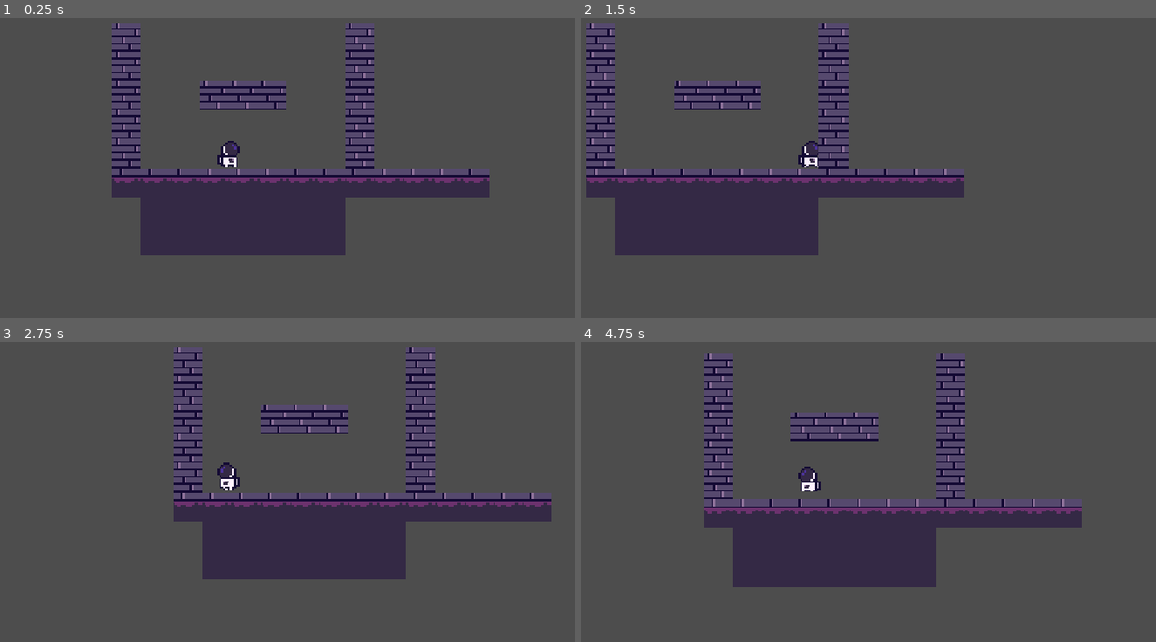
Above: before the commit, frames 1-4 (two rows, left to right).
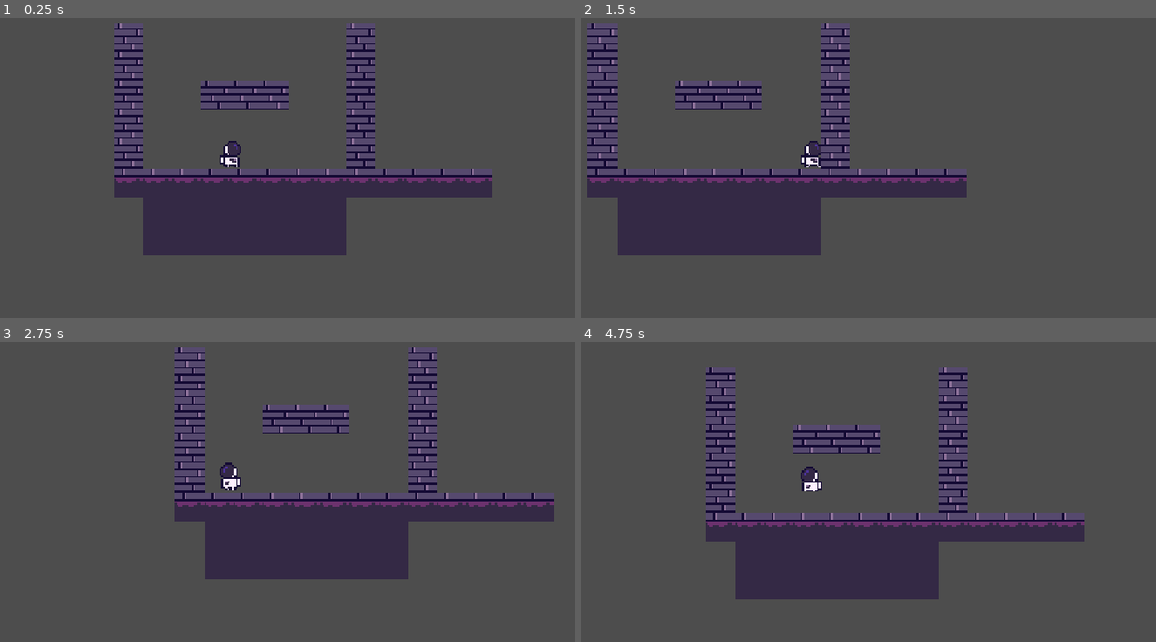
Above: after the commit, the same moments.

Repository: kyteidev/rogueshot
Game: Godot game, scene res://scenes/game_debug.tscn
Two runs of this game, one before a commit and one after it. Both use one fixed random seed, a clock stepped at 60 frames per second and the inputs below.
Inputs:
- Up to frame 1 (0.25 s): no input
- Up to frame 2 (1.5 s): tap Enter at 0.5 s; hold D (player_right) from 0.53 s (still down); tap W (player_jump) at 0.77 s
- Up to frame 3 (2.75 s): tap W (player_jump) at 1.52 s; release D (player_right) at 2.03 s; hold A (player_left) from 2.03 s (still down)
- Up to frame 4 (4.75 s): release A (player_left) at 2.78 s; hold D (player_right) 2.78-4.28 s; tap W (player_jump) at 3.02, 3.77, 4.52 s; hold A (player_left) from 4.28 s (still down)

The runs differ from the first frame. In frame 1, 2.3% of the frame differs, in the area x 19-86%, y 1-80%; in frame 2, 2.4%; in frame 3, 2.5%; in frame 4, 14%, in the area x 21-88%, y 3-86%.

Commit message:
fix player collision

Diff:
--- a/scenes/player.tscn
+++ b/scenes/player.tscn
@@ -86,17 +86,18 @@
 
 [sub_resource type="CapsuleShape2D" id="CapsuleShape2D_nxcxh"]
 radius = 5.0
-height = 16.0
+height = 14.0
 
 [node name="Player" type="CharacterBody2D" unique_id=73622017]
+position = Vector2(-1, 0)
 script = ExtResource("1_g2els")
 
 [node name="AnimatedSprite2D" type="AnimatedSprite2D" parent="." unique_id=1345892962]
-position = Vector2(0, -8)
+position = Vector2(1, -8)
 sprite_frames = SubResource("SpriteFrames_6rfd2")
 animation = &"jump"
 autoplay = "idle"
 
 [node name="CollisionShape2D" type="CollisionShape2D" parent="." unique_id=1475566916]
-position = Vector2(0, -8)
+position = Vector2(1, -7)
 shape = SubResource("CapsuleShape2D_nxcxh")
